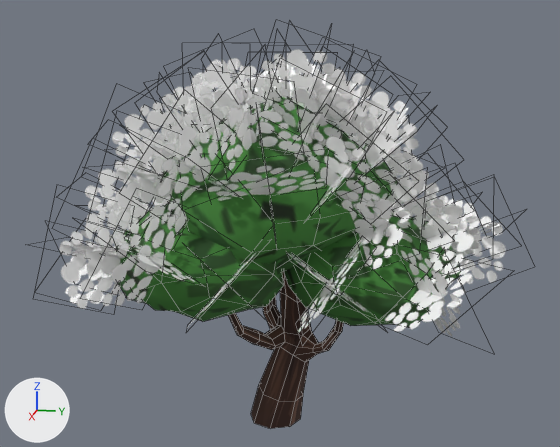
The FBX model Assets/Meshes/GrasslandsMeshes/GrassLandTrees.fbx, before and after one commit.
Rendered twice from a 50 mm camera at (0.2745, 0.0567, 0.1471) aimed at (0.0015, 0.0021, 0.0788). Arrows for +X, +Y and +Z are at lower left; the lights stay in place. Mesh edges are drawn as thin lines. The same objects are shown in both versions, whatever each file hides. Where no turn or scale is listed for an object, it has been applied to the vertices.

The first picture shows 'Tree_01'.
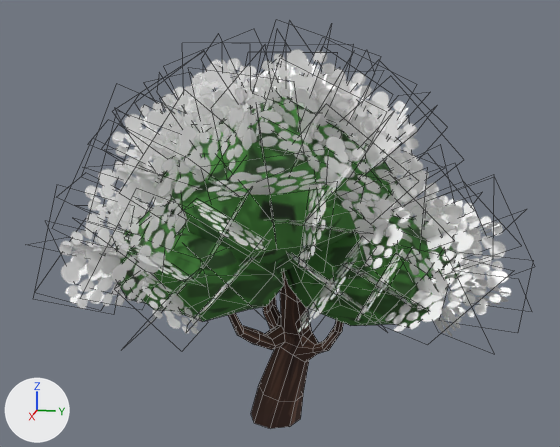
Where the newer file only moved an object's origin or applied its transform, the numbers keep the older frame.

What changed in the scene script:
```text
Change me_mesh_003:
    used by ob_tree_01; location = (0.0015, 0.009, 0.0)
    verts and faces of me_mesh_003; kept vertices keep their numbers, new ones are numbered from 755
    remove me_mesh_003.from_pydata(...)  # 755 vertices, 448 faces; spans x -0.08..0.079, y -0.087..0.085, z 0.0..0.151
    add me_mesh_003.from_pydata(...)  # 827 vertices, 466 faces; spans x -0.08..0.079, y -0.087..0.085, z 0.0..0.151
    me_mesh_003 part 1
    40 vertices are added at x 0.002..0.075, y -0.04..0.083, z 0.053..0.106
    10 new faces join them, mat_leaves_mat (picture img_leafcluster_png)
    me_mesh_003 part 2
    add verts[777] = (0.0, -0.074, 0.08)  # pixel (108, 211)
    add verts[778] = (-0.017, -0.066, 0.08)
    add verts[779] = (-0.001, -0.078, 0.062)  # pixel (103, 256)
    add for new, old in zip([780, 781, 782], [777, 778, 779]): verts[new] = verts[old] + (0.012, 0.023, -0.005)
    add verts[801] = (-0.006, -0.046, 0.057)
    add verts[802] = (-0.018, -0.069, 0.061)
    add verts[807] = (-0.031, -0.033, 0.107)
    add verts[808] = (-0.018, -0.052, 0.093)
    add verts[809] = (-0.047, -0.052, 0.117)
    add verts[810] = (-0.035, -0.07, 0.103)
    add verts[811] = (-0.008, -0.04, 0.113)
    add verts[812] = (0.004, -0.051, 0.093)
    add verts[813] = (-0.01, -0.063, 0.125)
    add verts[814] = (0.003, -0.074, 0.105)
    add verts[819] = (-0.033, -0.04, 0.09)
    add verts[820] = (-0.016, -0.044, 0.11)
    add verts[821] = (-0.049, -0.059, 0.099)
    add verts[822] = (-0.033, -0.063, 0.12)  # pixel (161, 102)
    add verts[823] = (-0.013, -0.048, 0.097)
    add verts[824] = (0.009, -0.043, 0.108)  # pixel (176, 144)
    add verts[825] = (-0.015, -0.071, 0.109)  # pixel (126, 132)
    add verts[826] = (0.008, -0.066, 0.121)
    add faces += [(777, 802, 801, 780), (807, 808, 810, 809), (811, 812, 814, 813), (778, 781, 782, 779), (819, 820, 822, 821), (823, 824, 826, 825)]  # mat_leaves_mat (picture img_leafcluster_png)
```

Pixel boxes (x1, y1, x2, y2) of what changed, in the pictures (560 x 447 px):
'Tree_01', reshaped
    before: (60, 50, 506, 428)
    after: (60, 50, 511, 428)
part 1 of me_mesh_003, added
    after: (141, 184, 511, 334)
part 2 of me_mesh_003, added
    after: (137, 113, 177, 180)
